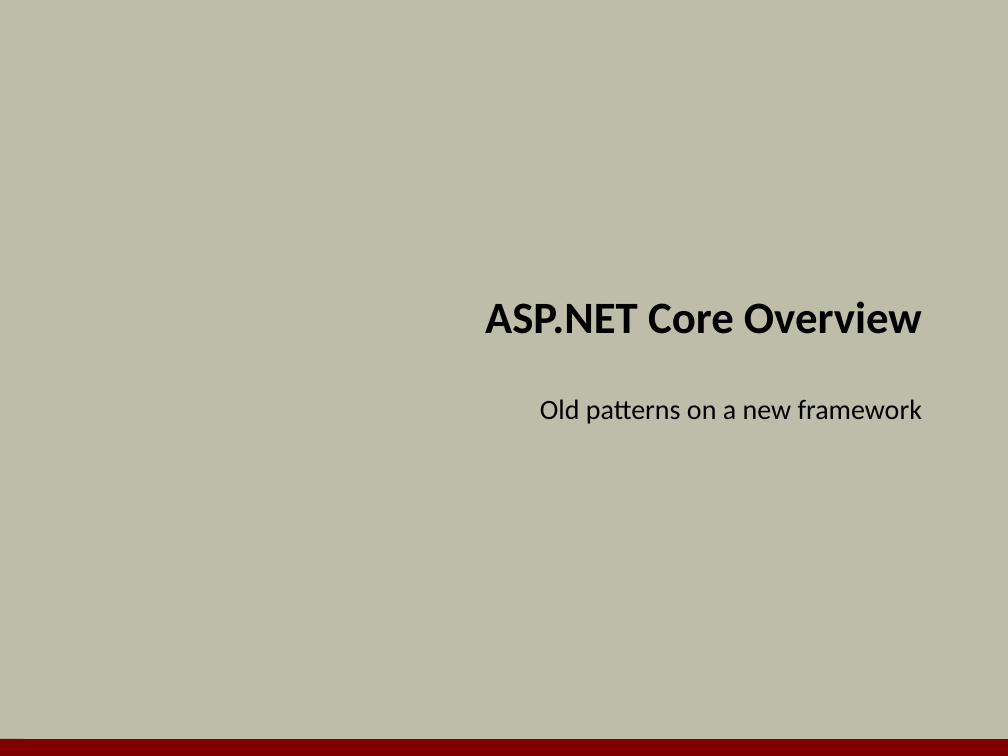
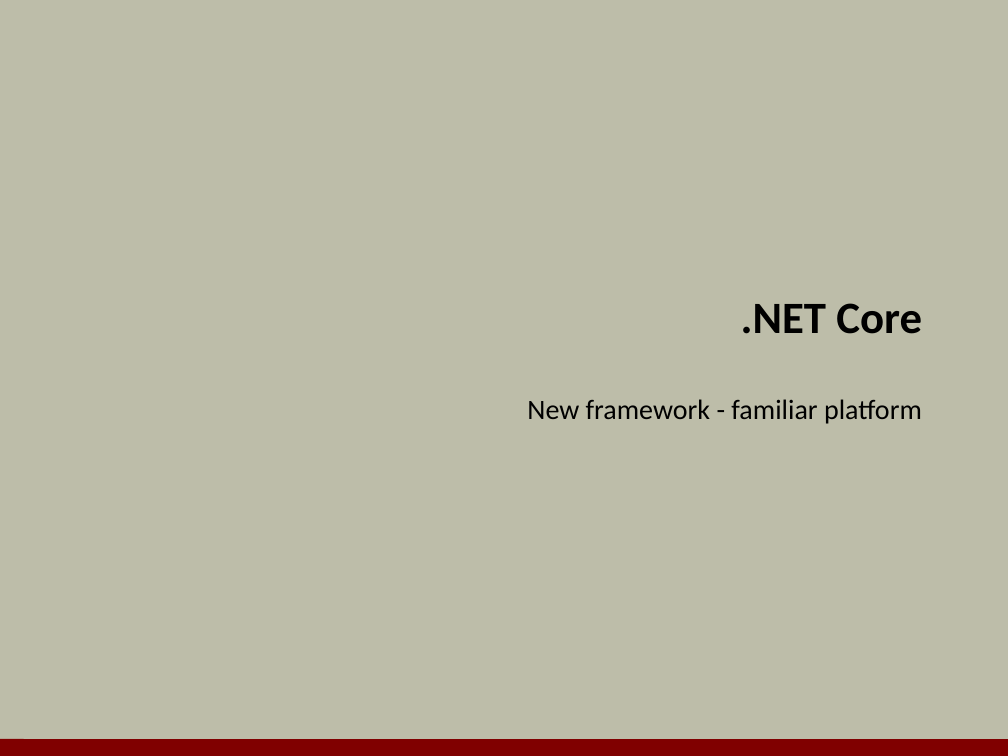
Before and after one commit to OdeToCode/classes, a slide deck: slide 1 of aspnet5/slides/01_Overview.pptx. Drawn at 1008x756 pixels with LibreOffice and Linux fonts; fonts in the diff are those of the drawing; background and template pictures are left out. Boxes give left, top, right and bottom in pixels: in the first picture for what was removed or moved away, otherwise in the second. Text is boxed around its words. In the diff, an @@ line names an element or a change of style, - is before the commit and + after.

```diff
--- a/aspnet5/slides/01_Overview.pptx
+++ b/aspnet5/slides/01_Overview.pptx
@@ title at [741, 303, 922, 334]: text changed @@
-ASP.NET Core Overview
+.NET Core
@@ subtitle at [527, 399, 922, 424]: text changed @@
-Old patterns on a new framework
+New framework - familiar platform
```
Also in this commit, not shown: 12 slides added, 17 slides removed, 6 other files.
